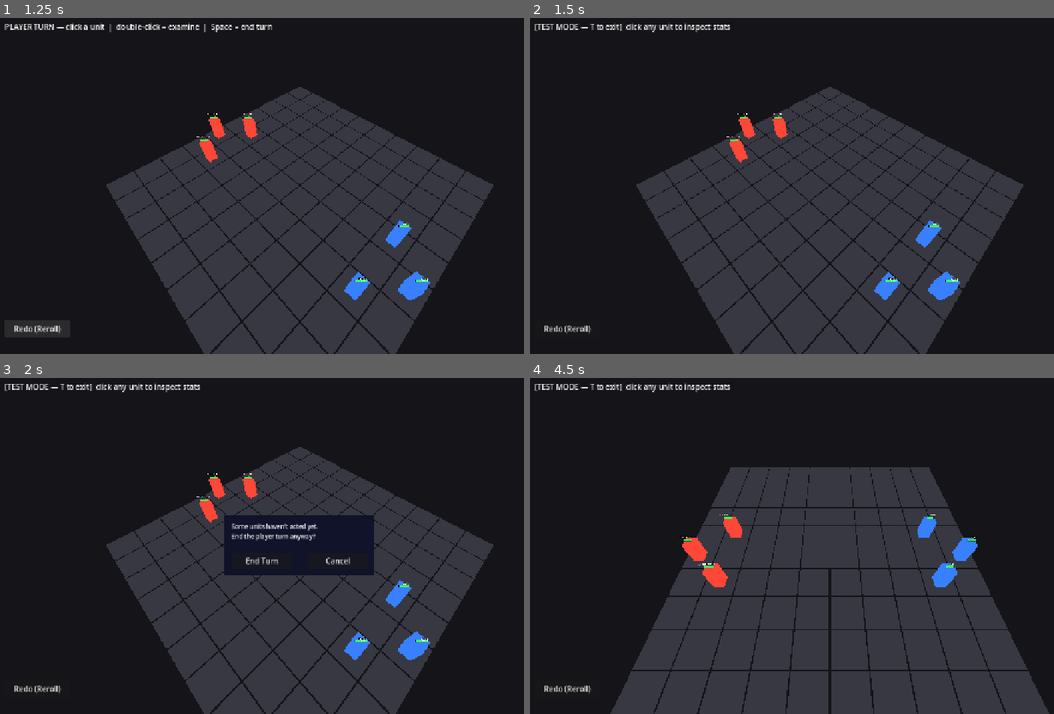
Above: before the commit, frames 1-4 (two rows, left to right).
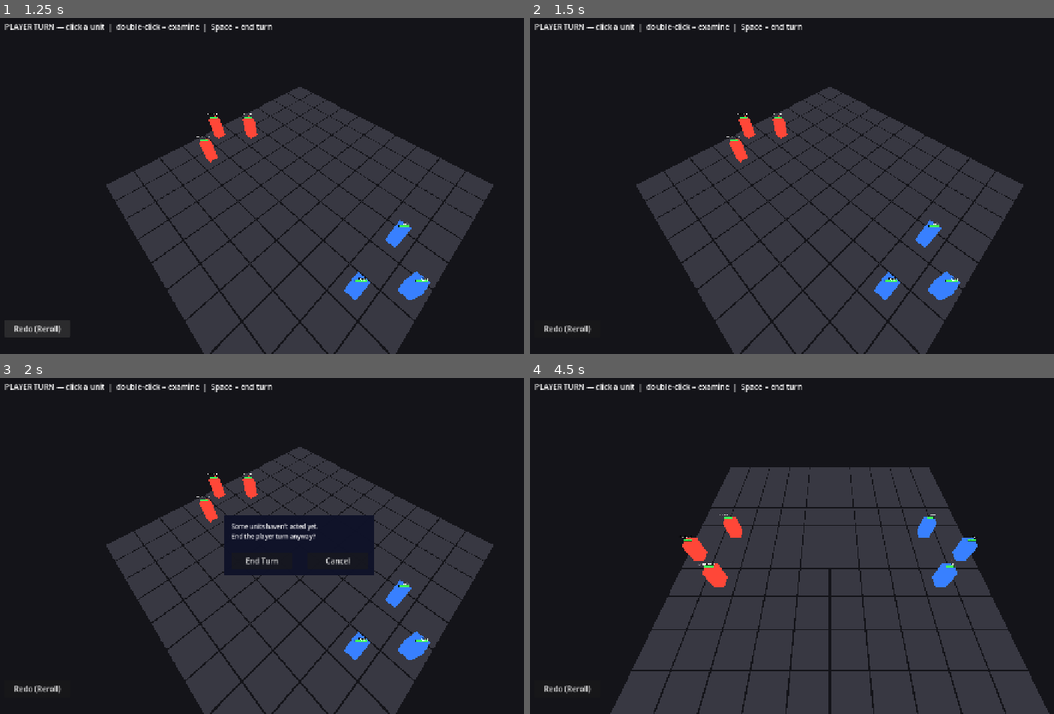
Above: after the commit, the same moments.

Repository: caleb-the-dev/RogueFinder
Game: Godot game, scene res://main.tscn
The game is run twice, just before and just after one commit, with the same random seed, the same clock (stepped at 60 frames per second) and the same inputs. The engine's default icon, where the game draws it, is replaced by a stand-in: a white triangle on a blue panel in a dark square.
Inputs (mouse positions are in pixels of both pictures, inside the frame that each line leads up to):
- Up to frame 1 (1.25 s): click "Redo (Reroll)" at 0.5 s
- Up to frame 2 (1.5 s): tap A at 1.25 s; move the mouse to (802, 253) at 1.27 s; tap T at 1.35 s; click (802, 253) at 1.42 s
- Up to frame 3 (2 s): tap Space at 1.52 s
- Up to frame 4 (4.5 s): click "End Turn" at 2 s; tap Enter at 2.75, 3.5, 4.25 s; drag from (1012, 596) to (802, 613) at 2.77 s; move the mouse to (650, 495) at 3.52 s; hold A 3.53-4.25 s; tap Q at 3.6 s; click (650, 495) at 3.67 s; tap T at 3.8 s; drag from (860, 546) to (650, 495) at 4.27 s

Frame 1 is identical in both runs. In frame 2, 0.6% of the frame differs, in the area x 0-52%, y 1-5%; in frame 3, 0.6%; in frame 4, 0.6%.

Commit message:
feat: add ARC shape, repurpose CONE to fire-breath, remove testing mode
- AbilityData: add ARC = 5 (3-wide adjacent arc); CONE is now expanding
  triangle (1→2→3 cells deep, fire-breath style)
- AbilityLibrary: sweep now uses ARC; CONE reserved for future fire abilities
- CombatManager3D: remove testing_mode flag, T key, and all testing intercepts;
  extend hover preview and AoE dispatch to handle ARC alongside CONE
- GameState: remove testing_mode var (double-click stat panel supersedes it)

Co-Authored-By: Claude Sonnet 4.6 <noreply@anthropic.com>

Diff:
--- a/rogue-finder/resources/AbilityData.gd
+++ b/rogue-finder/resources/AbilityData.gd
@@ -25,9 +25,10 @@
 enum TargetShape {
 	SELF   = 0,  ## auto-targets the caster; no highlight step
 	SINGLE = 1,  ## player picks one valid unit within range
-	CONE   = 2,  ## T-shape: 1 cell adjacent to caster + 3 cells forming the top of the T
+	CONE   = 2,  ## expanding triangle: 1 cell at depth 1, 2 at depth 2, 3 at depth 3 (fire-breath)
 	LINE   = 3,  ## straight line extending from the caster in a chosen direction
 	RADIAL = 4,  ## diamond AoE — 5 wide × 5 tall
+	ARC    = 5,  ## 3-wide adjacent arc — left, center, right of the chosen direction
 }
 
 ## ======================================================
--- a/rogue-finder/scripts/combat/CombatManager3D.gd
+++ b/rogue-finder/scripts/combat/CombatManager3D.gd
@@ -217,13 +217,10 @@
 			KEY_SPACE:
 				_request_end_player_turn()
 				get_viewport().set_input_as_handled()
-			KEY_T:
-				GameState.testing_mode = not GameState.testing_mode
-				_update_status()
-				get_viewport().set_input_as_handled()
 
 	if event is InputEventMouseMotion and mode == PlayerMode.ABILITY_TARGET_MODE \
-			and _pending_ability and _pending_ability.target_shape == AbilityData.TargetShape.CONE:
+			and _pending_ability and (_pending_ability.target_shape == AbilityData.TargetShape.CONE \
+			or _pending_ability.target_shape == AbilityData.TargetShape.ARC):
 		_handle_cone_hover()
 		# not marked as handled — camera controller still needs motion events
 
@@ -239,13 +236,6 @@
 		return
 	var cell: Vector2i = _grid.get_clicked_cell(camera, get_viewport())
 	if cell == Vector2i(-1, -1):
-		return
-
-	# Testing mode: clicking any unit opens its full stat panel; game actions are suspended.
-	if GameState.testing_mode:
-		var obj: Object = _grid.get_unit_at(cell)
-		if obj is Unit3D:
-			_stat_panel.show_for(obj as Unit3D)
 		return
 
 	match mode:
@@ -398,8 +388,9 @@
 					if dist <= _pending_ability.tile_range:
 						_grid.set_highlight(cell, "ability_target")
 
-		AbilityData.TargetShape.CONE:
-			# Player picks one of the 4 cardinal adjacent cells to set direction
+		AbilityData.TargetShape.CONE, AbilityData.TargetShape.ARC:
+			# Player picks one of the 4 cardinal adjacent cells to set direction.
+			# CONE expands to a triangle; ARC hits the 3-wide row at distance 1.
 			var cardinals: Array[Vector2i] = [
 				Vector2i(1, 0), Vector2i(-1, 0), Vector2i(0, 1), Vector2i(0, -1)
 			]
@@ -443,7 +434,7 @@
 			if not target.is_alive:
 				return
 			_initiate_action(_selected_unit, target)
-		AbilityData.TargetShape.RADIAL, AbilityData.TargetShape.CONE, AbilityData.TargetShape.LINE:
+		AbilityData.TargetShape.RADIAL, AbilityData.TargetShape.CONE, AbilityData.TargetShape.LINE, AbilityData.TargetShape.ARC:
 			# Store the aimed origin cell; the QTE result will resolve the full shape
 			_aoe_origin = cell
 			_initiate_aoe_action(_selected_unit, _grid.grid_to_world(cell))
@@ -709,7 +700,8 @@
 
 ## Returns every grid cell covered by the ability's shape, given caster and aim positions.
 ## RADIAL: all cells within Manhattan ≤ 2 of origin (fixed blast radius).
-## CONE:   T-shape — root adjacent to caster + 3-wide row one step further.
+## ARC:    3-wide row at distance 1 — left, center, right of the aimed direction.
+## CONE:   expanding triangle — 1 cell at depth 1, 2 at depth 2, 3 at depth 3.
 ## LINE:   straight ray from caster through origin, up to tile_range; stops at first
 ##         occupied cell unless ability.passthrough is true.
 func _get_shape_cells(caster_pos: Vector2i, origin_pos: Vector2i, ability: AbilityData) -> Array[Vector2i]:
@@ -723,13 +715,28 @@
 						var cell := Vector2i(origin_pos.x + dx, origin_pos.y + dy)
 						if _grid.is_valid(cell):
 							cells.append(cell)
-		AbilityData.TargetShape.CONE:
-			# 3-cell arc at distance 1: left-of-root, root, right-of-root.
-			# Wider end is nearest the caster — like an upside-down T / sweep arc.
+		AbilityData.TargetShape.ARC:
+			# 3-cell sweep: left-of-root, root, right-of-root — all at distance 1.
 			var dir: Vector2i  = _cardinal_direction(caster_pos, origin_pos)
 			var root: Vector2i = caster_pos + dir
 			var perp: Vector2i = Vector2i(dir.y, dir.x)   # perpendicular axis
 			var candidates: Array[Vector2i] = [root - perp, root, root + perp]
+			for c: Vector2i in candidates:
+				if _grid.is_valid(c):
+					cells.append(c)
+		AbilityData.TargetShape.CONE:
+			# Expanding triangle (fire-breath): aimed at the root (depth 1).
+			# depth 1: 1 cell  |  depth 2: 2 cells (±perp)  |  depth 3: 3 cells (-perp, center, +perp)
+			var dir: Vector2i  = _cardinal_direction(caster_pos, origin_pos)
+			var perp: Vector2i = Vector2i(dir.y, dir.x)
+			var d1: Vector2i   = caster_pos + dir
+			var d2: Vector2i   = d1 + dir
+			var d3: Vector2i   = d2 + dir
+			var candidates: Array[Vector2i] = [
+				d1,
+				d2 - perp, d2 + perp,
+				d3 - perp, d3, d3 + perp,
+			]
 			for c: Vector2i in candidates:
 				if _grid.is_valid(c):
 					cells.append(c)
@@ -914,9 +921,6 @@
 func _update_status() -> void:
 	if not _status_label:
 		return
-	if GameState.testing_mode:
-		_status_label.text = "[TEST MODE — T to exit]  click any unit to inspect stats"
-		return
 	match state:
 		CombatState.PLAYER_TURN:
 			match mode:
--- a/rogue-finder/scripts/globals/AbilityLibrary.gd
+++ b/rogue-finder/scripts/globals/AbilityLibrary.gd
@@ -175,11 +175,11 @@
 	"sweep": {
 		"name":          "Sweep",
 		"attribute":     AbilityData.Attribute.STRENGTH,
-		"target":        AbilityData.TargetShape.CONE,
-		"applicable_to": AbilityData.ApplicableTo.ENEMY,
-		"range":         1,
-		"cost":          3,
-		"description":   "Drag your weapon in a wide arc — hits every enemy in a T-shaped cone in front of you.",
+		"target":        AbilityData.TargetShape.ARC,
+		"applicable_to": AbilityData.ApplicableTo.ENEMY,
+		"range":         1,
+		"cost":          3,
+		"description":   "Drag your weapon in a wide arc — hits every enemy in a 3-wide arc directly in front of you.",
 		"effects": [
 			{ "type": EffectData.EffectType.HARM, "base_value": 4, "pool": EffectData.PoolType.HP },
 		],
--- a/rogue-finder/scripts/globals/GameState.gd
+++ b/rogue-finder/scripts/globals/GameState.gd
@@ -3,7 +3,3 @@
 ## --- Global Game State ---
 ## Autoloaded singleton (name: GameState) — tracks run-wide data.
 ## Stage 1: minimal scaffold. Will hold run metadata, reputation, etc. in later stages.
-
-## Toggle with [T] in combat. When true, left-clicking any unit opens its full stat panel
-## instead of performing normal game actions. Useful for verifying ability effects mid-fight.
-var testing_mode: bool = false
